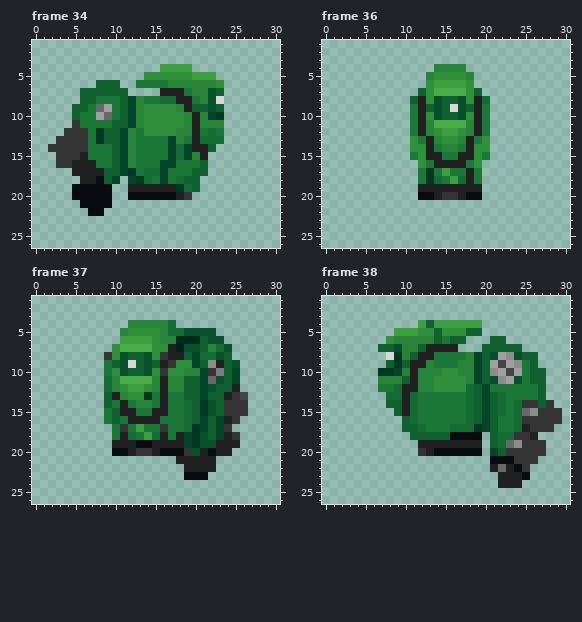
Two states of a pixel-art file, Resources/TAU/TAU_stealth_battlesprite.ase. The picture above was drawn from the file before the commit.
32x40 pixels, 288 frames. Colours within 5 levels of each other are drawn and written as one. Shown: frame 34: x 0..30, y 1..26; frame 36: x 0..30, y 1..26; frame 37: x 0..30, y 1..26; frame 38: x 0..30, y 1..26. The commit also changed other frames, which this record leaves out.
Now the later version:
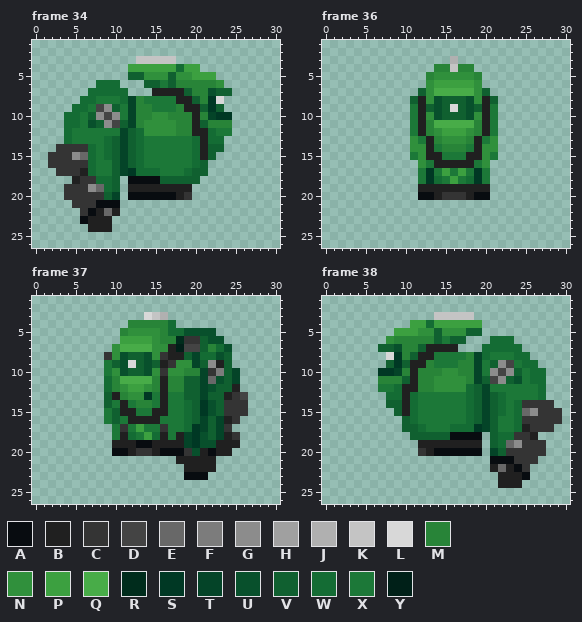
Palette (. is transparent): A #080c10  B #202020  C #343434  D #444444  E #686868  F #7c7c7c  G #8c8c8c  H #a0a0a0  J #b0b0b0  K #c4c4c4  L #d8d8d8  M #288438  N #30903c  P #3ca040  Q #48ac48  R #002c1c  S #003824  T #044428  U #08502c  V #106030  W #146c34  X #1c7838  Y #002018
Edits made:
Changed rows in their new state; - is an unchanged pixel.
Frame 34:
first column x 2:
 3 -----------KKKKK-------
 4 ----------PPPP--W-P----
 5 ----------VV---V-------
 6 ------WWW--.VV-V-------
 7 ----.WWWWW---B---V----V
 8 ----WW---W----XX--V-S--
 9 ---WW-DGVX--MXXX--B-S--
10 --WW-VGDGX--M--MM-----S
11 --WW-UVGD-------M--V--M
12 --WXX-XXX-VW-------B--X
13 -.WXX-XW--VW---XX-WB---
14 .----W-W--VW---XXXW--V-
15 C--GEW-W--VW---XXXW-V--
16 C--CCW----VW--XX--W----
17 -CCC-WXX---W--X--W-----
18 ---BCCWWV-AAAAVVV------
19 --CCCGEWV-------BB.----
20 --CCCCCVT--------------
21 ---CCC--A--------------
22 ----C-BEB--------------
23 ----ABBB---------------
24 -----BBB---------------
Frame 36:
first column x 16:
 3 J-----
 4 K-M---
 5 --NM--
 6 --PN--
 7 --QNV-
 8 -VUNBV
 9 -VUVBX
10 -VUNBX
11 --QMBX
12 -PNMBX
13 -NMBXN
14 -MXB-N
15 -X-BNX
16 --BXN-
17 -PXSX-
18 -XWSX-
19 ----B-
20 -CB-A-
Frame 37:
first column x 14:
 3 LKJ---------
 6 -----CC-----
 7 -----DD-----
 9 -----------.
Frame 38:
first column x 11:
 3 ---KKKKK---------
 4 P-W--------------
 6 ----------WWW----
 7 ---------WWWWW---
 8 ---------WXXXWW.-
 9 ---------XVGDXWW-
10 ---------X-DGV-WW
11 ----------D-V--WW
12 ----------------W
13 ----------------W
14 ----------------C
Changed places in both pictures, as pixel boxes (x1, y1, x2, y2):
changed: (48, 56, 232, 232)
changed: (450, 56, 498, 200)
changed: (144, 312, 200, 352)
erased: (232, 360, 240, 368)
changed: (410, 312, 546, 408)
